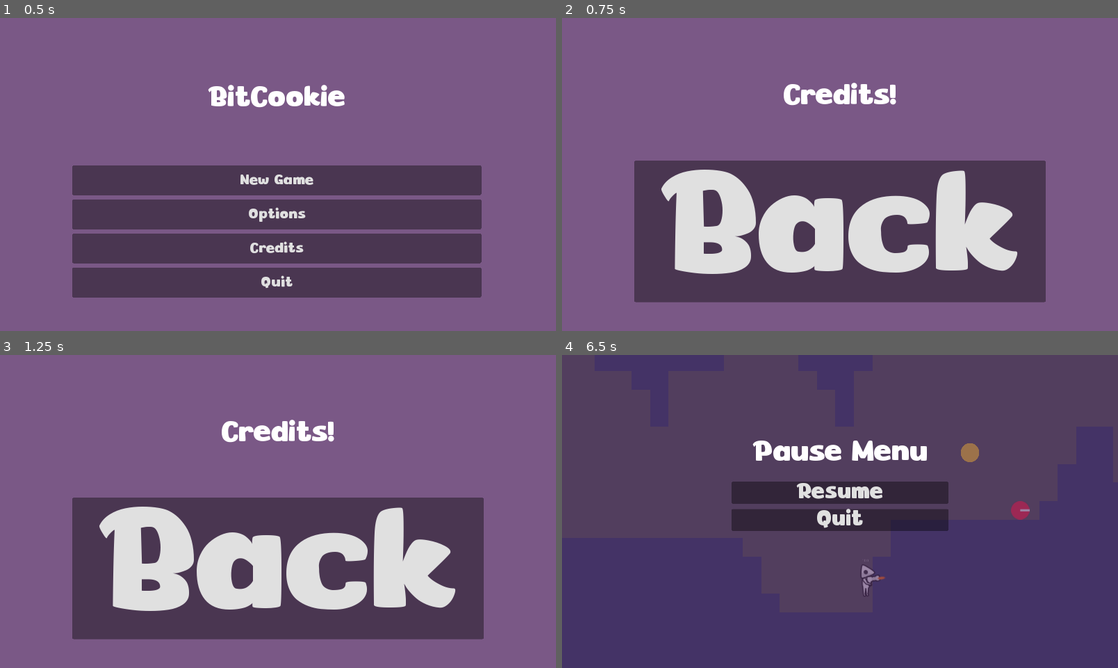
Above: before the commit, frames 1-4 (two rows, left to right).
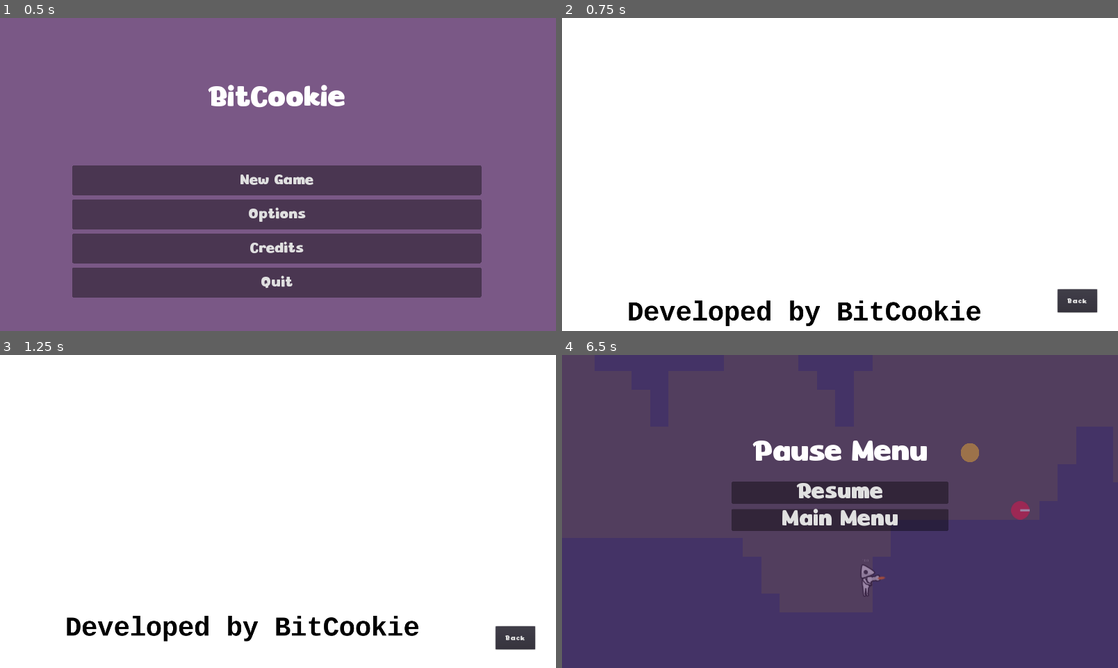
Above: after the commit, the same moments.

Repository: Addcrypto/Bit-Cookie
Game: Godot game, scene res://src/menus/MainMenu.tscn
The game is run twice, just before and just after one commit, with the same random seed, the same clock (stepped at 60 frames per second) and the same inputs.
Inputs (mouse positions are in pixels of both pictures, inside the frame that each line leads up to):
- Up to frame 1 (0.5 s): no input
- Up to frame 2 (0.75 s): click "Credits" at 0.5 s
- Up to frame 3 (1.25 s): no input
- Up to frame 4 (6.5 s): click "Back" at 1.25 s; click "New Game" at 2 s; tap Enter at 2.75 s; move the mouse to (962, 495) at 2.77 s; press the mouse at (962, 495) at 2.78 s; hold D (move_right) 2.78-4.28 s; tap Space (jump) at 3.02, 3.77, 5.27, 6.02 s; move the mouse to (728, 527) at 3.52 s; release the mouse at (728, 527) at 3.53 s; tap Shift (sprint) at 3.6, 5.1 s; move the mouse to (895, 442) at 4.27 s; press the mouse at (895, 442) at 4.28 s; hold A (move_left) 4.28-5.03 s; move the mouse to (812, 574) at 5.02 s; release the mouse at (812, 574) at 5.03 s; hold D (move_right) from 5.03 s (still down); move the mouse to (1006, 558) at 5.77 s; press the mouse at (1006, 558) at 5.78 s; tap Escape (pause) at 6.4 s

Frame 1 is identical in both runs. In frame 2, 99% of the frame differs, in the area x 0-100%, y 0-100%; in frame 3, 99%; in frame 4, 0.6%.

Commit message:
Working Credit Scene
Got the credits to scroll and end. Also back button to go back to main menu.

Diff:
--- a/Main.gd
+++ b/Main.gd
@@ -20,4 +20,4 @@
 
 
 func _on_creditsButton_pressed():
-    get_tree().change_scene("res://creditsScene.tscn")
+    get_tree().change_scene("res://CreditScene.tscn")
--- /dev/null
+++ b/src/menus/CreditScene.gd
@@ -0,0 +1,15 @@
+extends Control
+
+export(int) var speed: int = 150
+#export(float) var rotation_speed: float = 0.04
+
+var direction = Vector2(0, -1)
+
+onready var parallax = $creditsBackground
+
+func _process(delta):
+    parallax.scroll_offset += direction * speed * delta
+
+
+func _on_backButton_pressed():
+        var _temp = get_tree().change_scene("res://src/menus/MainMenu.tscn")
--- /dev/null
+++ b/src/menus/CreditScene.tscn
@@ -0,0 +1,26 @@
+[gd_scene load_steps=5 format=2]
+
+[ext_resource path="res://src/menus/creditsBackground.tscn" type="PackedScene" id=1]
+[ext_resource path="res://assets/fonts/Planet-Joy.ttf" type="DynamicFontData" id=2]
+[ext_resource path="res://src/menus/CreditScene.gd" type="Script" id=3]
+
+[sub_resource type="DynamicFont" id=1]
+size = 25
+font_data = ExtResource( 2 )
+
+[node name="CreditScene" type="Control"]
+anchor_right = 1.0
+anchor_bottom = 1.0
+script = ExtResource( 3 )
+
+[node name="creditsBackground" parent="." instance=ExtResource( 1 )]
+
+[node name="backButton" type="Button" parent="."]
+margin_left = 1712.0
+margin_top = 936.0
+margin_right = 1848.0
+margin_bottom = 1016.0
+custom_fonts/font = SubResource( 1 )
+text = "Back"
+
+[connection signal="pressed" from="backButton" to="." method="_on_backButton_pressed"]
--- a/src/menus/CreditsScene.tscn
+++ /dev/null
@@ -1,97 +0,0 @@
-[gd_scene load_steps=8 format=2]
-
-[ext_resource path="res://src/scripts/Menus/MainMenu.gd" type="Script" id=1]
-[ext_resource path="res://assets/fonts/Planet-Joy.ttf" type="DynamicFontData" id=2]
-
-[sub_resource type="DynamicFont" id=1]
-size = 100
-font_data = ExtResource( 2 )
-
-[sub_resource type="DynamicFont" id=2]
-size = 500
-font_data = ExtResource( 2 )
-
-[sub_resource type="StyleBoxFlat" id=3]
-bg_color = Color( 0, 0, 0, 0.470588 )
-corner_radius_top_left = 5
-corner_radius_top_right = 5
-corner_radius_bottom_right = 5
-corner_radius_bottom_left = 5
-
-[sub_resource type="StyleBoxFlat" id=4]
-bg_color = Color( 0, 0, 0, 0.686275 )
-corner_radius_top_left = 5
-corner_radius_top_right = 5
-corner_radius_bottom_right = 5
-corner_radius_bottom_left = 5
-
-[sub_resource type="StyleBoxFlat" id=5]
-bg_color = Color( 0, 0, 0, 0.392157 )
-corner_radius_top_left = 5
-corner_radius_top_right = 5
-corner_radius_bottom_right = 5
-corner_radius_bottom_left = 5
-
-[node name="creditsScene" type="Node2D"]
-script = ExtResource( 1 )
-
-[node name="ColorRect" type="ColorRect" parent="."]
-margin_right = 1920.0
-margin_bottom = 1080.0
-color = Color( 0.482353, 0.34902, 0.529412, 1 )
-
-[node name="MarginContainer_mainMenu" type="MarginContainer" parent="."]
-margin_right = 1920.0
-margin_bottom = 1080.0
-custom_constants/margin_right = 200
-custom_constants/margin_top = 50
-custom_constants/margin_left = 200
-custom_constants/margin_bottom = 100
-
-[node name="VBoxContainer_title" type="VBoxContainer" parent="MarginContainer_mainMenu"]
-margin_left = 200.0
-margin_top = 50.0
-margin_right = 1720.0
-margin_bottom = 980.0
-__meta__ = {
-"_editor_description_": ""
-}
-
-[node name="Title" type="Label" parent="MarginContainer_mainMenu/VBoxContainer_title"]
-margin_top = 171.0
-margin_right = 1520.0
-margin_bottom = 269.0
-size_flags_horizontal = 3
-size_flags_vertical = 6
-custom_fonts/font = SubResource( 1 )
-text = "Credits!"
-align = 1
-valign = 1
-
-[node name="VBoxContainer_button" type="VBoxContainer" parent="MarginContainer_mainMenu/VBoxContainer_title"]
-margin_top = 444.0
-margin_right = 1520.0
-margin_bottom = 930.0
-size_flags_horizontal = 3
-size_flags_vertical = 3
-custom_constants/separation = 15
-
-[node name="MarginContainer_backButton" type="MarginContainer" parent="MarginContainer_mainMenu/VBoxContainer_title/VBoxContainer_button"]
-margin_right = 1520.0
-margin_bottom = 486.0
-size_flags_horizontal = 3
-size_flags_vertical = 3
-custom_constants/margin_right = 50
-custom_constants/margin_left = 50
-
-[node name="backButton" type="Button" parent="MarginContainer_mainMenu/VBoxContainer_title/VBoxContainer_button/MarginContainer_backButton"]
-margin_left = 50.0
-margin_right = 1470.0
-margin_bottom = 486.0
-custom_fonts/font = SubResource( 2 )
-custom_styles/hover = SubResource( 3 )
-custom_styles/pressed = SubResource( 4 )
-custom_styles/normal = SubResource( 5 )
-text = "Back"
-
-[connection signal="pressed" from="MarginContainer_mainMenu/VBoxContainer_title/VBoxContainer_button/MarginContainer_backButton/backButton" to="." method="_on_backButton_pressed"]
--- a/src/menus/Pause.tscn
+++ b/src/menus/Pause.tscn
@@ -2,7 +2,6 @@
 
 [ext_resource path="res://assets/fonts/Planet-Joy.ttf" type="DynamicFontData" id=1]
 [ext_resource path="res://src/scripts/Menus/Pause.gd" type="Script" id=2]
-
 
 [sub_resource type="DynamicFont" id=1]
 size = 100
@@ -37,8 +36,14 @@
 color = Color( 0.341176, 0.203922, 0.419608, 0.588235 )
 
 [node name="CenterContainer" type="CenterContainer" parent="."]
-anchor_right = 1.0
-anchor_bottom = 1.0
+anchor_left = 0.5
+anchor_top = 0.5
+anchor_right = 0.5
+anchor_bottom = 0.5
+margin_left = -960.0
+margin_top = -540.0
+margin_right = 960.0
+margin_bottom = 540.0
 
 [node name="VBoxContainer" type="VBoxContainer" parent="CenterContainer"]
 margin_left = 585.0
@@ -71,7 +76,7 @@
 custom_styles/normal = SubResource( 5 )
 text = "Resume"
 
-[node name="quitGame" type="Button" parent="CenterContainer/VBoxContainer"]
+[node name="mainMenuGame" type="Button" parent="CenterContainer/VBoxContainer"]
 margin_top = 241.0
 margin_right = 750.0
 margin_bottom = 314.0
@@ -79,7 +84,7 @@
 custom_styles/hover = SubResource( 3 )
 custom_styles/pressed = SubResource( 4 )
 custom_styles/normal = SubResource( 5 )
-text = "Quit"
+text = "Main Menu"
 
 [connection signal="pressed" from="CenterContainer/VBoxContainer/resumeGame" to="." method="_on_resumeGame_pressed"]
-[connection signal="pressed" from="CenterContainer/VBoxContainer/quitGame" to="." method="_on_quitGame_pressed"]
+[connection signal="pressed" from="CenterContainer/VBoxContainer/mainMenuGame" to="." method="_on_quitGame_pressed"]
--- /dev/null
+++ b/src/menus/creditsBackground.tscn
@@ -0,0 +1,21 @@
+[gd_scene load_steps=2 format=2]
+
+[ext_resource path="res://src/menus/BitCookie_credits.png" type="Texture" id=2]
+
+[node name="creditsBackground" type="ParallaxBackground"]
+scroll_limit_end = Vector2( 0, 2480 )
+
+[node name="creditsLayer" type="ParallaxLayer" parent="."]
+
+[node name="creditsPNG" type="Sprite" parent="creditsLayer"]
+position = Vector2( 960, 2008 )
+scale = Vector2( 1.13059, 1.13059 )
+texture = ExtResource( 2 )
+__meta__ = {
+"_edit_group_": true
+}
+
+[node name="ColorRect" type="ColorRect" parent="creditsLayer"]
+show_behind_parent = true
+margin_right = 1920.0
+margin_bottom = 768.0
--- a/src/scripts/MainMenu.gd
+++ b/src/scripts/MainMenu.gd
@@ -1,5 +1,4 @@
 extends Node2D
-
 
 
 func _on_quitButton_pressed():
@@ -22,7 +21,7 @@
 
 func _on_creditsButton_pressed():
 #<<<<<<< Updated upstream
-    var _temp = get_tree().change_scene("res://src/menus/CreditsScene.tscn")
+    var _temp = get_tree().change_scene("res://src/menus/creditsBackground.tscn")
 #=======
     #get_tree().change_scene("res://src/menus/CreditsScene.tscn")
 
--- a/src/scripts/Menus/MainMenu.gd
+++ b/src/scripts/Menus/MainMenu.gd
@@ -23,7 +23,7 @@
 
 func _on_creditsButton_pressed():
 #<<<<<<< Updated upstream
-    var _temp = get_tree().change_scene("res://src/menus/CreditsScene.tscn")
+    var _temp = get_tree().change_scene("res://src/menus/CreditScene.tscn")
 #=======
     #get_tree().change_scene("res://src/menus/CreditsScene.tscn")
 
--- a/src/scripts/Menus/Pause.gd
+++ b/src/scripts/Menus/Pause.gd
@@ -1,5 +1,4 @@
 extends Control
-
 
 
 func _input(event):
@@ -7,7 +6,6 @@
     var new_paused_state = not get_tree().paused
     get_tree().paused = new_paused_state
     visible = new_paused_state
-
 
 
 func _on_quitGame_pressed():
Binary file added: src/menus/BitCookie_credits.png
Not shown, added: src/menus/BitCookie_credits.png.import
